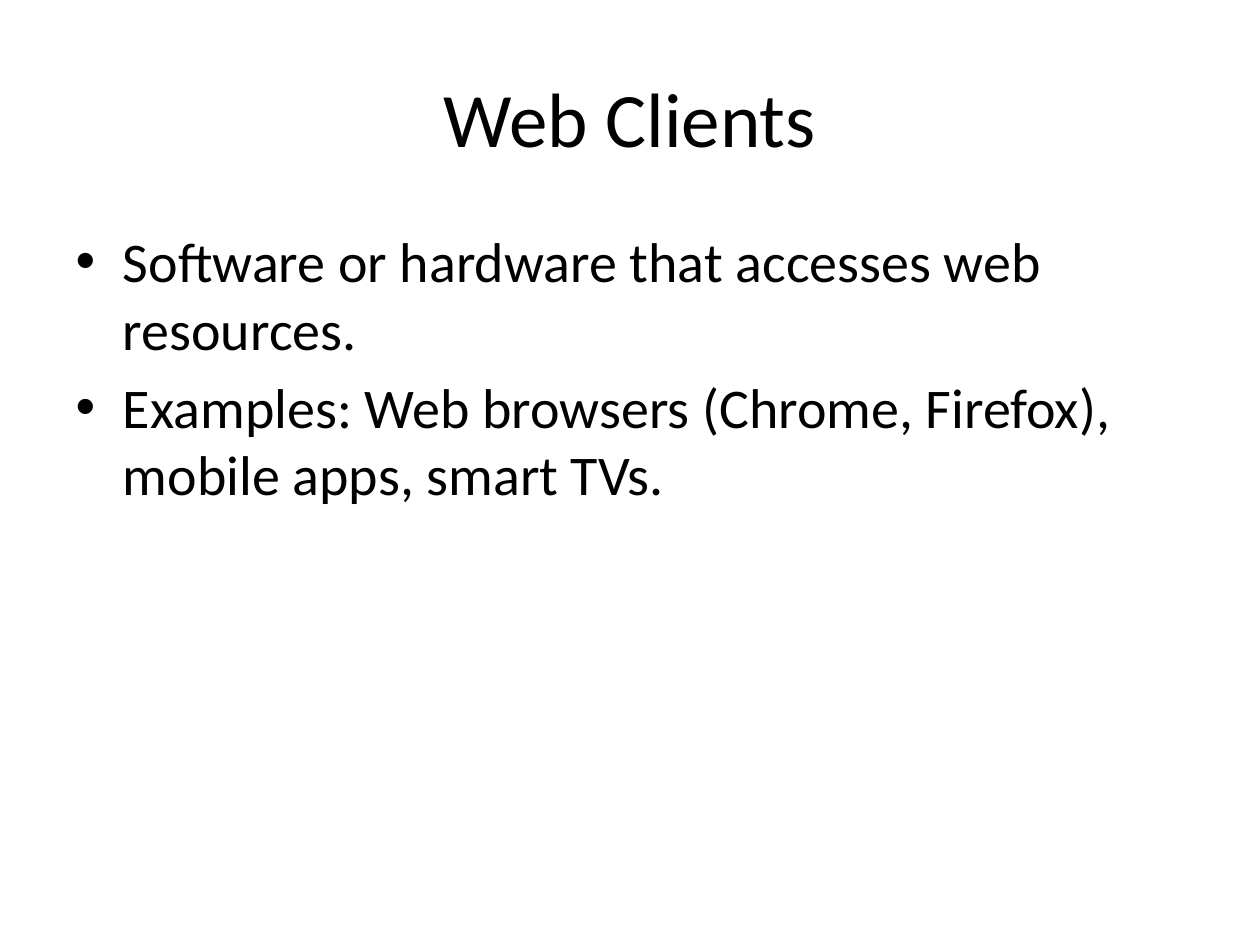
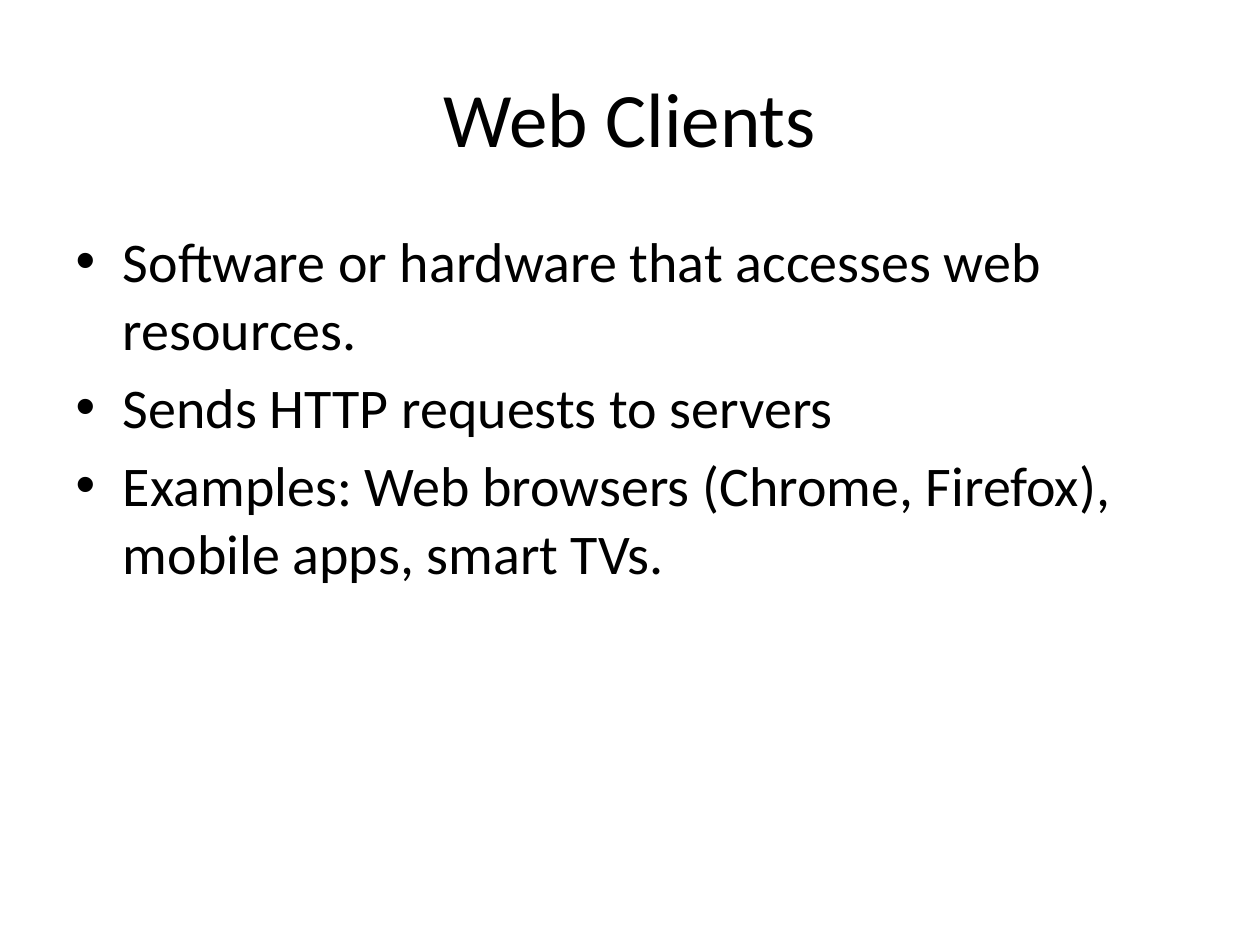
Before and after one commit to gauravog7/Intro-to-Web-Tech, a slide deck: slide 24 of Web_Technology_Unit1.pptx (slide 22 before the commit). Drawn at 1260x945 pixels with LibreOffice and Linux fonts; fonts in the diff are those of the drawing. Boxes give left, top, right and bottom in pixels: in the first picture for what was removed or moved away, otherwise in the second. Text is boxed around its words. In the diff, an @@ line names an element or a change of style, - is before the commit and + after.

```diff
--- a/Web_Technology_Unit1.pptx
+++ b/Web_Technology_Unit1.pptx
@@ text at bbox=[123, 389, 833, 437]: paragraph added @@
+• Sends HTTP requests to servers
```
Also in this commit, not shown: 6 other slides changed, 2 slides added.
